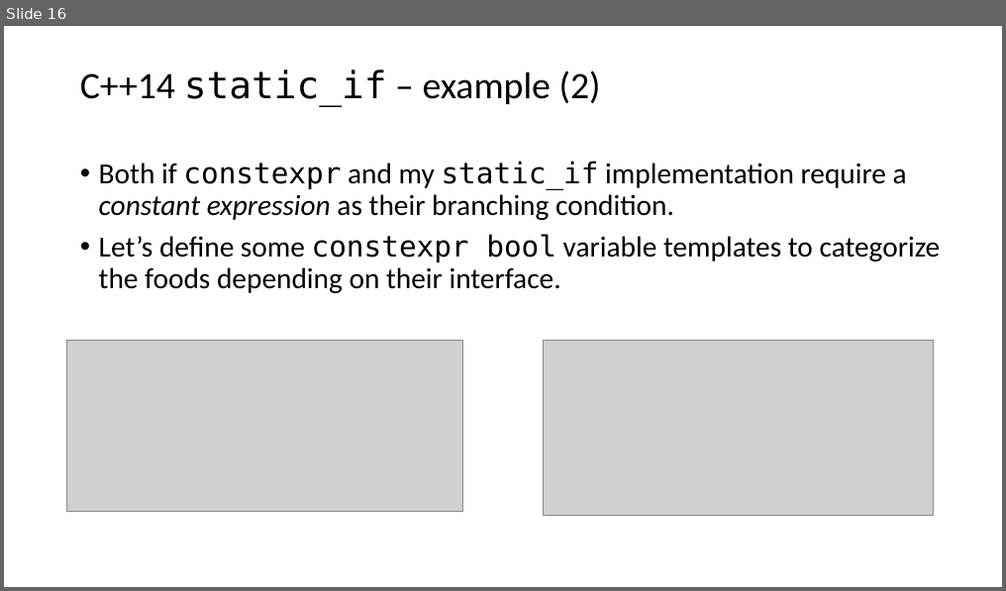
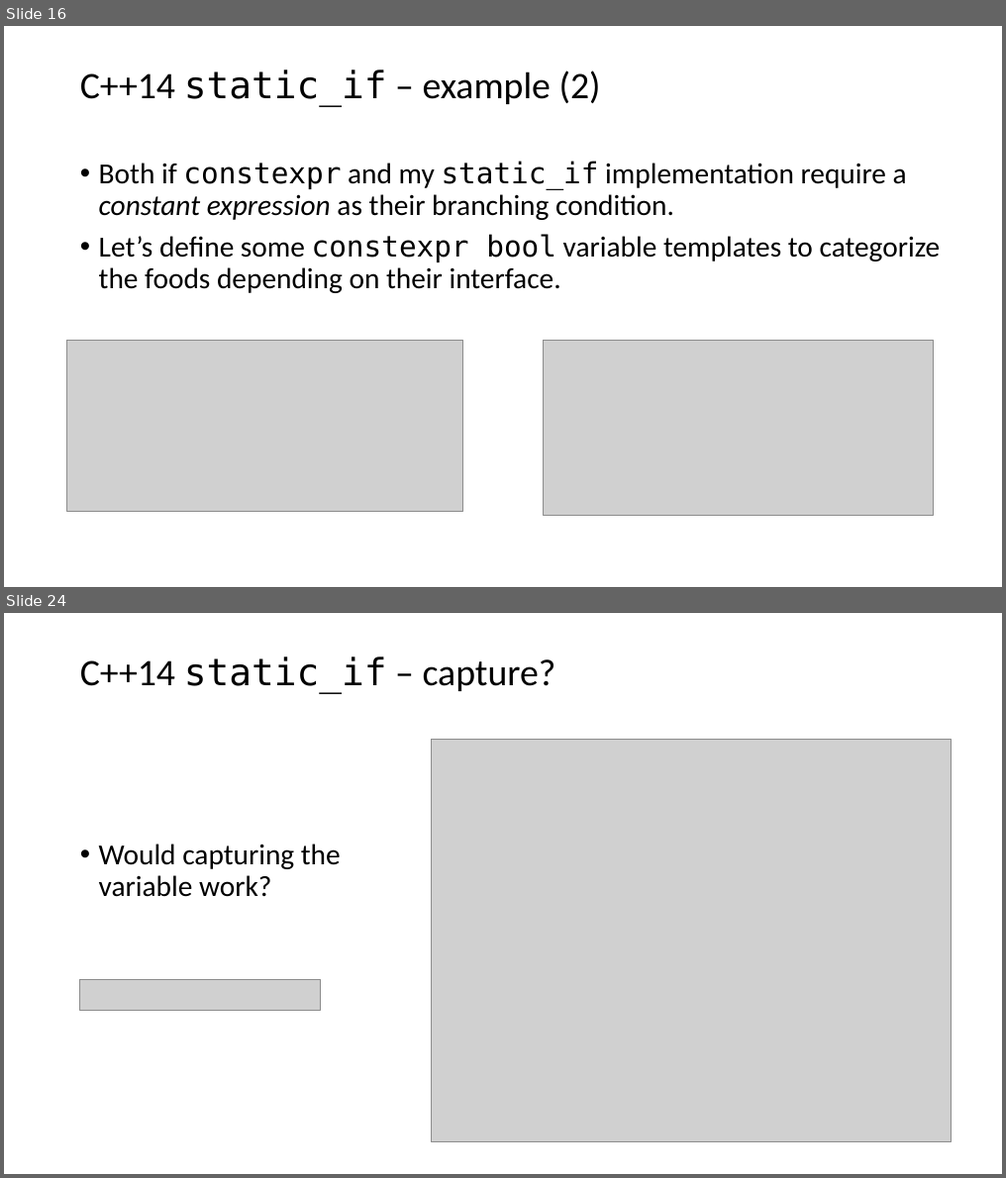
Before and after one commit to vittorioromeo/cppcon2016, a slide deck: static_control_flow/slides.pptx. Shown one above the other, each under a label of ours: slide 16 before the commit, slides 16 and 24 after it; the slides between them are not shown. The pictures are 1006x591 and 1006x1178 pixels, drawn with LibreOffice and Linux fonts; fonts in the diff are those of the drawing; grey boxes stand for pictures. Boxes give left, top, right and bottom in pixels: in the first picture for what was removed or moved away, otherwise in the second. Text is boxed around its words. In the diff, an @@ line names an element or a change of style, - is before the commit and + after.

Commit message:
Slides

```diff
--- a/static_control_flow/slides.pptx
+++ b/static_control_flow/slides.pptx
@@ slide 24 added at (4, 613, 1002, 1174), background #FFFFFF @@
@@ title added at (80, 657, 556, 694), 36 pt, text #000000 @@
+C++14 static_if – capture?
@@ picture added at (432, 740, 951, 1143) @@
@@ text added at (99, 844, 341, 897), 28 pt, text #000000 @@
+• Would capturing the variable work?
@@ picture added at (79, 979, 321, 1010) @@
```
Also in this commit, not shown: 3 slides changed.
